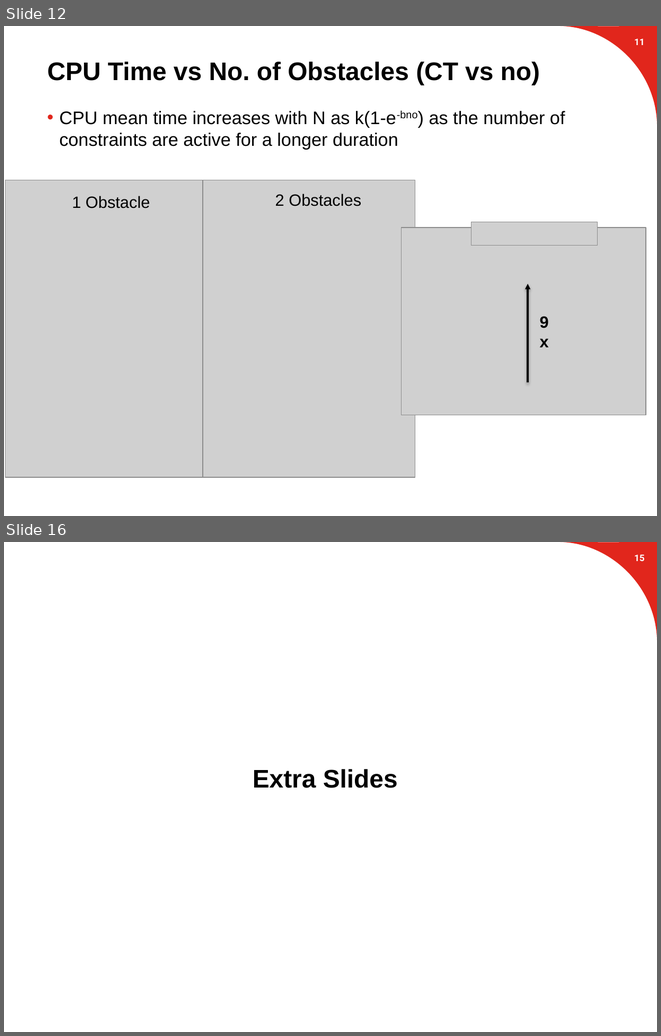
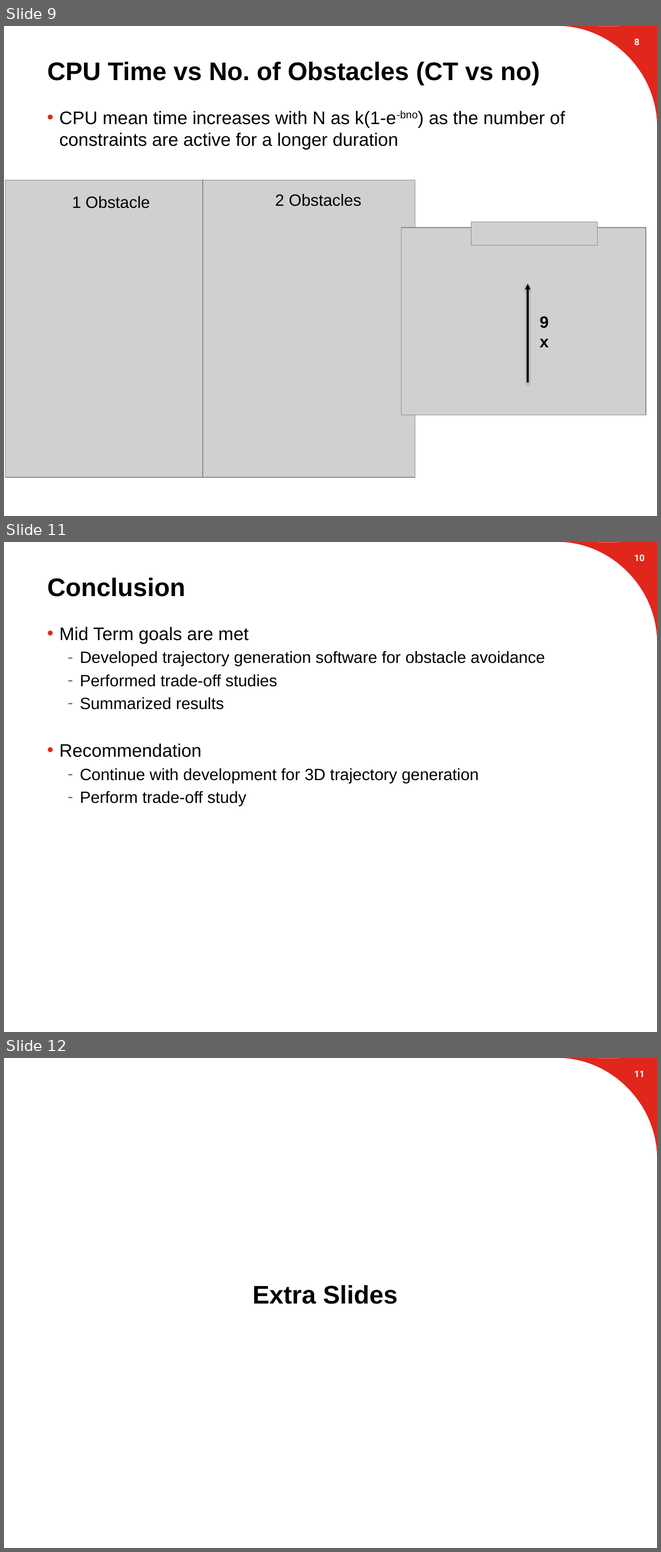
Before and after one commit to suvoganguli/GIG-MPC-Laplacian, a slide deck: 2D Results (mid-term short).pptx. Shown one above the other, each under a label of ours: slides 12 and 16 before the commit, slides 9, 11 and 12 after it; the slides between them are not shown. The pictures are 661x1036 and 661x1552 pixels, drawn with LibreOffice and Linux fonts; fonts in the diff are those of the drawing; grey boxes stand for pictures; background and template pictures are left out. Boxes give left, top, right and bottom in pixels: in the first picture for what was removed or moved away, otherwise in the second. Text is boxed around its words. In the diff, an @@ line names an element or a change of style, - is before the commit and + after.

Commit message:
updated mid-term slides

```diff
--- a/2D Results (mid-term short).pptx
+++ b/2D Results (mid-term short).pptx
@@ slide 11 added at (x1=4, y1=542, x2=657, y2=1032), background #FFFFFF; not listed: 1 template element that a slide beside it also shows @@
@@ page number added at (x1=634, y1=554, x2=645, y2=561), 10 pt, text #FFFFFF, bold @@
+10
@@ title added at (x1=47, y1=578, x2=185, y2=597), 28 pt, text #000000, bold @@
+Conclusion
@@ text added at (x1=59, y1=627, x2=545, y2=806), 18 pt, text #000000 @@
+• Mid Term goals are met
+  – Developed trajectory generation software for obstacle avoidance
+  – Performed trade-off studies
+  – Summarized results
+• Recommendation
+  – Continue with development for 3D trajectory generation
+  – Perform trade-off study
@@ what was slide 12 is now slide 9 @@
@@ page number at (x1=634, y1=38, x2=639, y2=45): text changed @@
-11
+8
@@ what was slide 16 is now slide 12 @@
@@ page number at (x1=634, y1=1071, x2=645, y2=1077): text changed @@
-15
+11
```
Also in this commit, not shown: 3 slides changed, 1 other slide added, 3 slides removed.
